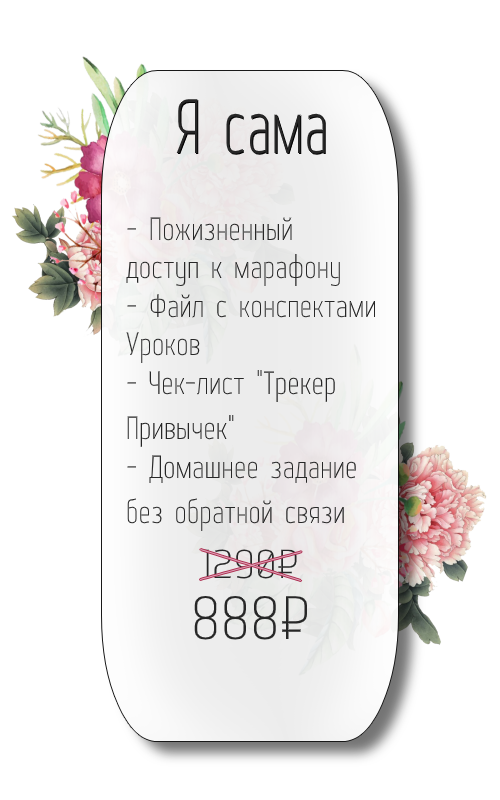
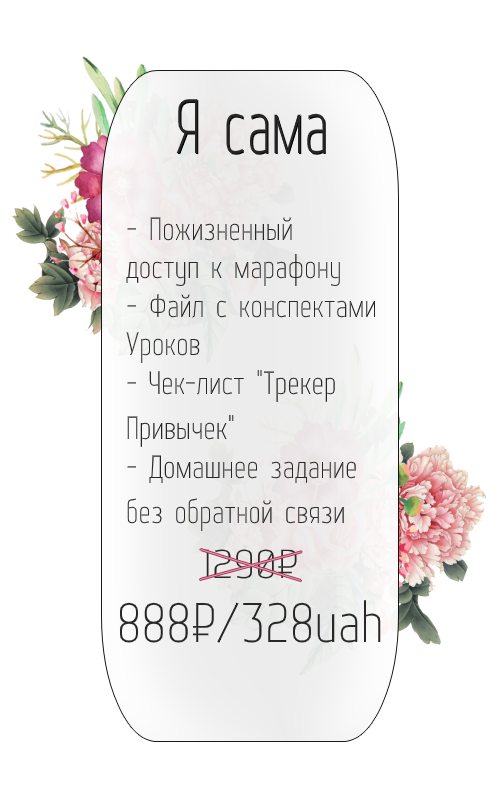
Layer changes from the first 500x800 image to the second:
renamed "888₽" to "888₽/328uah", painted on it over [120,596,381,643]
